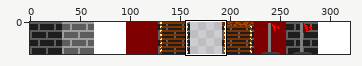
File history of a sprite sheet, Final Project/Final Project/Assets/Levels/Level Builder Files/tilemap.png. Above: a wide view before the commit, with the close-up outlined.
Close-up. The starting point:
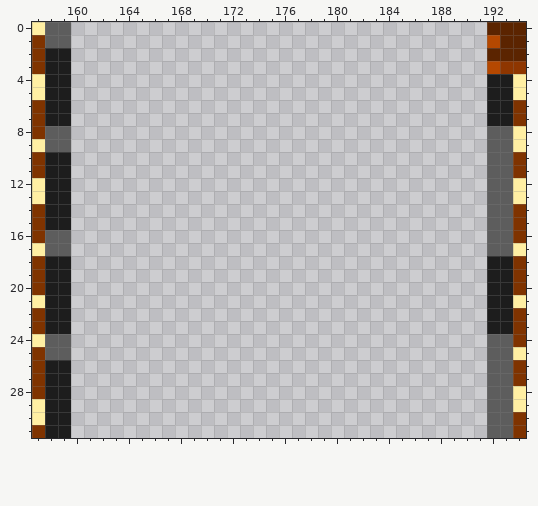
The file is 320x32 pixels. Colours within 5 levels of each other are drawn and written as one. Shown: x 157..194, y 0..31.
And afterwards:
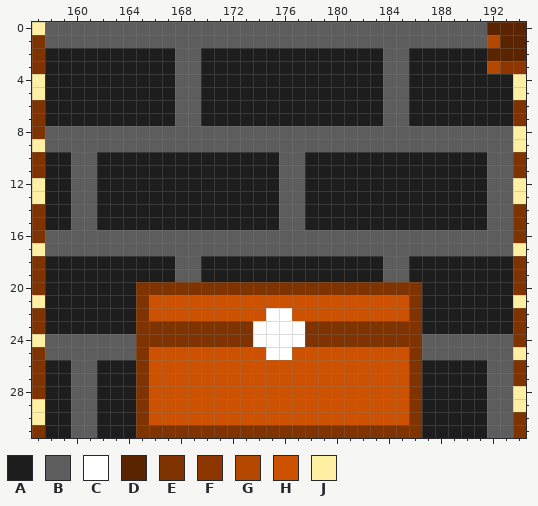
Palette (. is transparent): A #1d1d1d  B #5d5d5d  C #ffffff  D #5b2400  E #7f3300  F #8e3600  G #b54800  H #cc5100  J #ffefa3
Changes in this commit:
{"y":0,"x":160,"old":"................................","new":"BBBBBBBBBBBBBBBBBBBBBBBBBBBBBBBB"}
{"y":1,"x":160,"old":"................................","new":"BBBBBBBBBBBBBBBBBBBBBBBBBBBBBBBB"}
{"y":2,"x":160,"old":"................................","new":"AAAAAAAABBAAAAAAAAAAAAAABBAAAAAA"}
{"y":3,"x":160,"old":"................................","new":"AAAAAAAABBAAAAAAAAAAAAAABBAAAAAA"}
{"y":4,"x":160,"old":"................................","new":"AAAAAAAABBAAAAAAAAAAAAAABBAAAAAA"}
{"y":5,"x":160,"old":"................................","new":"AAAAAAAABBAAAAAAAAAAAAAABBAAAAAA"}
{"y":6,"x":160,"old":"................................","new":"AAAAAAAABBAAAAAAAAAAAAAABBAAAAAA"}
{"y":7,"x":160,"old":"................................","new":"AAAAAAAABBAAAAAAAAAAAAAABBAAAAAA"}
{"y":8,"x":160,"old":"................................","new":"BBBBBBBBBBBBBBBBBBBBBBBBBBBBBBBB"}
{"y":9,"x":160,"old":"................................","new":"BBBBBBBBBBBBBBBBBBBBBBBBBBBBBBBB"}
{"y":10,"x":160,"old":"................................","new":"BBAAAAAAAAAAAAAABBAAAAAAAAAAAAAA"}
{"y":11,"x":160,"old":"................................","new":"BBAAAAAAAAAAAAAABBAAAAAAAAAAAAAA"}
{"y":12,"x":160,"old":"................................","new":"BBAAAAAAAAAAAAAABBAAAAAAAAAAAAAA"}
{"y":13,"x":160,"old":"................................","new":"BBAAAAAAAAAAAAAABBAAAAAAAAAAAAAA"}
{"y":14,"x":160,"old":"................................","new":"BBAAAAAAAAAAAAAABBAAAAAAAAAAAAAA"}
{"y":15,"x":160,"old":"................................","new":"BBAAAAAAAAAAAAAABBAAAAAAAAAAAAAA"}
{"y":16,"x":160,"old":"................................","new":"BBBBBBBBBBBBBBBBBBBBBBBBBBBBBBBB"}
{"y":17,"x":160,"old":"................................","new":"BBBBBBBBBBBBBBBBBBBBBBBBBBBBBBBB"}
{"y":18,"x":160,"old":"................................","new":"AAAAAAAABBAAAAAAAAAAAAAABBAAAAAA"}
{"y":19,"x":160,"old":"................................","new":"AAAAAAAABBAAAAAAAAAAAAAABBAAAAAA"}
{"y":20,"x":160,"old":"................................","new":"AAAAAEEEEEEEEEEEEEEEEEEEEEEAAAAA"}
{"y":21,"x":160,"old":"................................","new":"AAAAAEHHHHHHHHHHHHHHHHHHHHEAAAAA"}
{"y":22,"x":160,"old":"................................","new":"AAAAAEHHHHHHHHHCCHHHHHHHHHEAAAAA"}
{"y":23,"x":160,"old":"................................","new":"AAAAAEEEEEEEEECCCCEEEEEEEEEAAAAA"}
{"y":24,"x":160,"old":"................................","new":"BBBBBEEEEEEEEECCCCEEEEEEEEEBBBBB"}
{"y":25,"x":160,"old":"................................","new":"BBBBBEHHHHHHHHHCCHHHHHHHHHEBBBBB"}
{"y":26,"x":160,"old":"................................","new":"BBAAAEHHHHHHHHHHHHHHHHHHHHEAAAAA"}
{"y":27,"x":160,"old":"................................","new":"BBAAAEHHHHHHHHHHHHHHHHHHHHEAAAAA"}
{"y":28,"x":160,"old":"................................","new":"BBAAAEHHHHHHHHHHHHHHHHHHHHEAAAAA"}
{"y":29,"x":160,"old":"................................","new":"BBAAAEHHHHHHHHHHHHHHHHHHHHEAAAAA"}
{"y":30,"x":160,"old":"................................","new":"BBAAAEHHHHHHHHHHHHHHHHHHHHEAAAAA"}
{"y":31,"x":160,"old":"................................","new":"BBAAAEEEEEEEEEEEEEEEEEEEEEEAAAAA"}
{"label":"added","picture_box":[71,22,487,438]}
